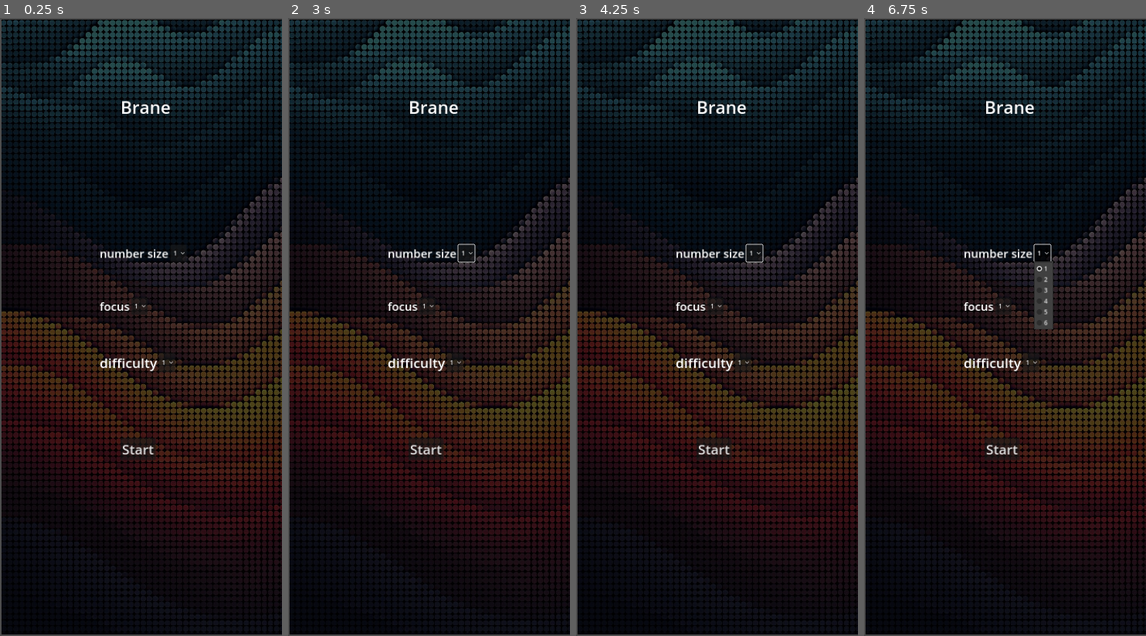
Above: before the commit, frames 1-4 (left to right).
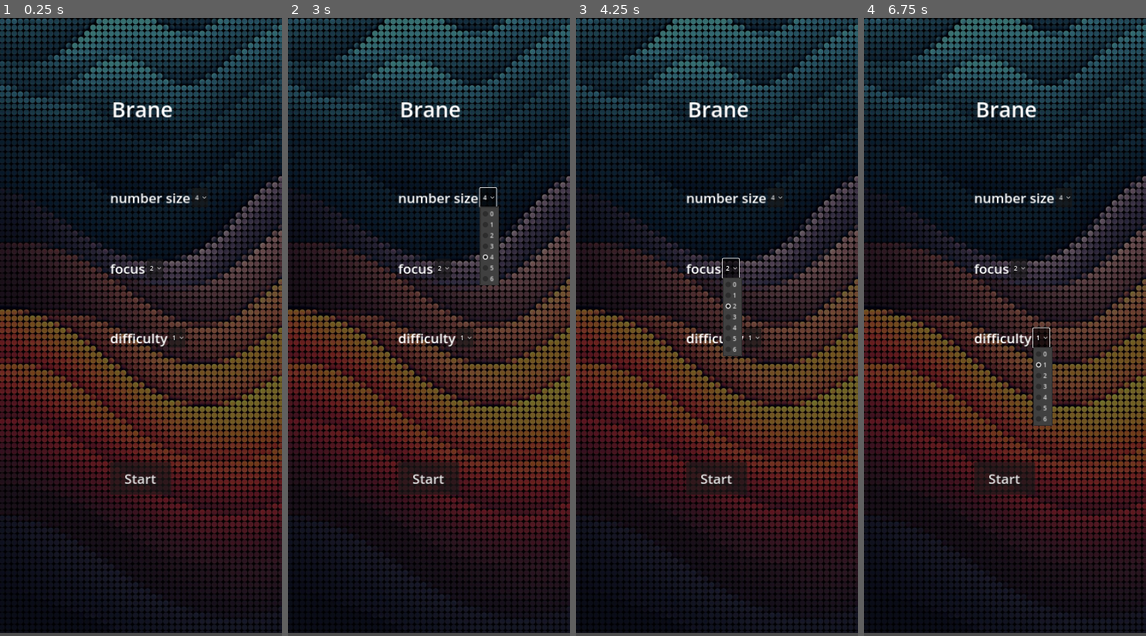
Above: after the commit, the same moments.

Repository: Zabardast/brane
Game: Godot game, scene res://main.tscn
Same seed, same stepped clock (60 frames per second), same inputs: the game is played once before the commit and once after it. Before the commit the project starts from res://menu.tscn.
Inputs (mouse positions are in pixels of both pictures, inside the frame that each line leads up to):
- Up to frame 1 (0.25 s): no input
- Up to frame 2 (3 s): click "Start" at 0.5 s; click "Start" at 1.25 s; click "1" at 2 s; click (488, 197) at 2.75 s, where only the run after the commit has a clickable "4"
- Up to frame 3 (4.25 s): click (731, 265) at 3.5 s, where only the run after the commit has a clickable "2"
- Up to frame 4 (6.75 s): click "1" at 4.25 s; click (1064, 197) at 5 s, where only the run after the commit has a clickable "4"; click (1019, 265) at 5.75 s, where only the run after the commit has a clickable "2"; click "1" at 6.5 s

The runs differ from the first frame. In frame 1, 47% of the frame differs, in the area x 0-100%, y 0-100%; in frame 2, 48%; in frame 3, 47%; in frame 4, 47%.

Commit message:
add menu page and connect it to vars in the main instance for the game

Diff:
--- /dev/null
+++ b/main.gd
@@ -0,0 +1,37 @@
+extends Node
+
+var number_size: int
+var list_size: int
+var complexity: int
+
+func _ready() -> void:
+	var menu = $Menu
+	print_debug("Menu class:", menu.get_class())
+	menu.connect("start_game", Callable(self, "_start_game"))
+	menu.connect("menu_set_number_size", Callable(self, "menu_set_number_size"))
+	menu.connect("menu_set_list_size", Callable(self, "menu_set_list_size"))
+	menu.connect("menu_set_complexity", Callable(self, "menu_set_complexity"))
+
+
+# Called every frame. 'delta' is the elapsed time since the previous frame.
+#func _process(delta: float) -> void:
+	#pass
+
+func _start_game() -> void:
+	print("start the game!")
+	print("memo size: ", number_size)
+	print("list size: ", list_size)
+	print("complexity: ", complexity)
+	#pass
+
+func menu_set_number_size(p_val: int) -> void:
+	print("number size ", p_val)
+	number_size = p_val
+
+func menu_set_list_size(p_val: int) -> void:
+	print("list size ", p_val)
+	list_size = p_val
+
+func menu_set_complexity(p_val: int) -> void:
+	print("complexity ", p_val)
+	complexity = p_val
--- /dev/null
+++ b/main.tscn
@@ -0,0 +1,23 @@
+[gd_scene load_steps=3 format=3 uid="uid://s56g7unpo78"]
+
+[ext_resource type="Script" path="res://main.gd" id="1_l1iry"]
+[ext_resource type="PackedScene" uid="uid://3r8vht8t5e7a" path="res://menu.tscn" id="1_nbcsh"]
+
+[node name="Main" type="Control"]
+layout_mode = 3
+anchors_preset = 15
+anchor_right = 1.0
+anchor_bottom = 1.0
+grow_horizontal = 2
+grow_vertical = 2
+script = ExtResource("1_l1iry")
+metadata/_edit_use_anchors_ = true
+
+[node name="ColorRect" type="ColorRect" parent="."]
+visible = false
+layout_mode = 0
+offset_right = 730.0
+offset_bottom = 1600.0
+color = Color(0.0967089, 0.235205, 0.319018, 1)
+
+[node name="Menu" parent="." instance=ExtResource("1_nbcsh")]
--- a/menu.gd
+++ b/menu.gd
@@ -1,18 +1,19 @@
-extends Control
+extends CanvasLayer
 
+signal start_game
+signal menu_set_number_size(size: int)
+signal menu_set_list_size(size: int)
+signal menu_set_complexity(complexity: int)
 
-# Called when the node enters the scene tree for the first time.
 func _ready() -> void:
 	set_difficulty()
-	pass # Replace with function body.
-
-
-# Called every frame. 'delta' is the elapsed time since the previous frame.
-func _process(delta: float) -> void:
-	pass
 
 func difficulty_levels() -> Dictionary:
 	return{
+		0: {
+			"label": tr("0"),
+			"value": 0
+		},
 		1: {
 			"label": tr("1"),
 			"value": 1
@@ -41,9 +42,6 @@
 
 func set_difficulty() -> void:
 	print_debug("set_difficulty :")
-	#var memory_size_list : Array = [1,2,3,4,5,6] # amount of numbers to memorize
-	#var problem_list_size : Array = [1,2,3,4,5,6] # amount of math problems to solve
-	#var problem_complexity : Array = [1,2,3,4,5,6] # complexity of the math problems
 
 	var memory_size_list : Dictionary = difficulty_levels() # amount of numbers to memorize
 	var problem_list_size : Dictionary = difficulty_levels() # amount of math problems to solve
@@ -53,14 +51,31 @@
 	$ListSizeContainer/OptionButton.clear()
 	$ComplexityContainer/OptionButton.clear()
 
-	#add numberSize options
 	for i in memory_size_list:
 		$NumberSizeContainer/OptionButton.add_item(memory_size_list[i].label, i)
+	$NumberSizeContainer/OptionButton.select(4)
 
-	#add listsize
 	for i in problem_list_size:
 		$ListSizeContainer/OptionButton.add_item(problem_list_size[i].label, i)
+	$ListSizeContainer/OptionButton.select(2)
 
-	#add complexity
 	for i in problem_complexity:
 		$ComplexityContainer/OptionButton.add_item(problem_complexity[i].label, i)
+	$ComplexityContainer/OptionButton.select(1)
+
+
+func _on_number_size_selected(size: int) -> void:
+	emit_signal("menu_set_number_size", size)
+	pass
+
+func _on_list_size_selected(size: int) -> void:
+	emit_signal("menu_set_list_size", size)
+	pass
+
+func _on_complexity_selected(complexity: int) -> void:
+	emit_signal("menu_set_complexity", complexity)
+	pass
+
+
+func start() -> void:
+	emit_signal("start_game")
--- a/menu.tscn
+++ b/menu.tscn
@@ -1,101 +1,95 @@
 [gd_scene load_steps=3 format=3 uid="uid://3r8vht8t5e7a"]
 
-[ext_resource type="Texture2D" uid="uid://c2bxvndavufm" path="res://phone_bg.jpeg" id="1_3lveg"]
-[ext_resource type="Script" path="res://menu.gd" id="1_ym6qo"]
+[ext_resource type="Script" path="res://menu.gd" id="1_sn0qw"]
+[ext_resource type="Texture2D" uid="uid://c2bxvndavufm" path="res://phone_bg.jpeg" id="2_k84xi"]
 
-[node name="Control" type="Control"]
-layout_mode = 3
-anchor_right = 0.643
-anchor_bottom = 2.457
-offset_right = 0.263977
-offset_bottom = -0.135986
-grow_horizontal = 2
-grow_vertical = 2
-script = ExtResource("1_ym6qo")
+[node name="menu" type="CanvasLayer"]
+script = ExtResource("1_sn0qw")
 
-[node name="background" type="TextureRect" parent="."]
-modulate = Color(0.299547, 0.299547, 0.299547, 1)
-texture_filter = 1
-layout_mode = 1
+[node name="Background" type="TextureRect" parent="." groups=["hidable_menu"]]
+modulate = Color(0.446777, 0.446777, 0.446777, 1)
+offset_right = 736.0
+offset_bottom = 1592.0
+texture = ExtResource("2_k84xi")
+
+[node name="title" type="Label" parent="." groups=["hidable_menu"]]
 anchors_preset = -1
-anchor_left = 0.792
-anchor_right = 0.792
-offset_left = -367.966
-offset_top = 4.0
-offset_right = 368.034
-offset_bottom = 1596.0
-texture = ExtResource("1_3lveg")
-stretch_mode = 2
-
-[node name="title" type="Label" parent="."]
-layout_mode = 1
-anchors_preset = -1
-anchor_left = 0.820816
-anchor_top = 0.00101739
-anchor_right = 0.820816
-anchor_bottom = 0.0010174
+anchor_left = 0.517123
+anchor_top = 0.00563847
+anchor_right = 0.517123
+anchor_bottom = 0.00563847
 offset_left = -134.5
 offset_top = 168.001
 offset_right = 117.5
 offset_bottom = 286.999
 grow_horizontal = 2
-theme_override_font_sizes/font_size = 45
+theme_override_font_sizes/font_size = 55
 text = "Brane"
 horizontal_alignment = 1
 vertical_alignment = 1
 metadata/_edit_use_anchors_ = true
 
-[node name="NumberSizeContainer" type="FlowContainer" parent="."]
-layout_mode = 1
+[node name="StartButton" type="Button" parent="." groups=["hidable_menu"]]
+anchors_preset = -1
+anchor_left = 0.806
+anchor_top = 0.145
+anchor_right = 0.806
+anchor_bottom = 0.145
+offset_left = -303.38
+offset_top = 917.58
+offset_right = -145.38
+offset_bottom = 1001.58
+theme_override_font_sizes/font_size = 35
+text = "Start"
+
+[node name="NumberSizeContainer" type="FlowContainer" parent="." groups=["hidable_menu"]]
 anchors_preset = -1
 anchor_left = 0.807
 anchor_top = 0.145
 anchor_right = 0.807
 anchor_bottom = 0.145
-offset_left = -121.011
-offset_top = 16.9957
-offset_right = 113.989
-offset_bottom = 58.9957
+offset_left = -304.11
+offset_top = 207.58
+offset_right = -34.11
+offset_bottom = 256.58
 
 [node name="Label" type="Label" parent="NumberSizeContainer"]
 layout_mode = 2
-theme_override_font_sizes/font_size = 30
+theme_override_font_sizes/font_size = 35
 text = "number size"
 
 [node name="OptionButton" type="OptionButton" parent="NumberSizeContainer"]
 layout_mode = 2
 
-[node name="ListSizeContainer" type="FlowContainer" parent="."]
-layout_mode = 1
+[node name="ListSizeContainer" type="FlowContainer" parent="." groups=["hidable_menu"]]
 anchors_preset = -1
 anchor_left = 0.806
 anchor_top = 0.145
 anchor_right = 0.806
 anchor_bottom = 0.145
-offset_left = -120.541
-offset_top = 153.996
-offset_right = 91.4589
-offset_bottom = 207.996
+offset_left = -303.38
+offset_top = 390.58
+offset_right = -150.38
+offset_bottom = 444.58
 
 [node name="Label" type="Label" parent="ListSizeContainer"]
 layout_mode = 2
-theme_override_font_sizes/font_size = 30
+theme_override_font_sizes/font_size = 35
 text = "focus"
 
 [node name="OptionButton" type="OptionButton" parent="ListSizeContainer"]
 layout_mode = 2
 
-[node name="ComplexityContainer" type="FlowContainer" parent="."]
-layout_mode = 1
+[node name="ComplexityContainer" type="FlowContainer" parent="." groups=["hidable_menu"]]
 anchors_preset = -1
 anchor_left = 0.806
 anchor_top = 0.145
 anchor_right = 0.806
 anchor_bottom = 0.145
-offset_left = -120.541
-offset_top = 296.996
-offset_right = 91.4589
-offset_bottom = 345.996
+offset_left = -303.38
+offset_top = 570.58
+offset_right = -91.3801
+offset_bottom = 619.58
 
 [node name="Label" type="Label" parent="ComplexityContainer"]
 layout_mode = 2
@@ -105,15 +99,7 @@
 [node name="OptionButton" type="OptionButton" parent="ComplexityContainer"]
 layout_mode = 2
 
-[node name="Button" type="Button" parent="."]
-layout_mode = 2
-anchor_left = 0.806
-anchor_top = 0.145
-anchor_right = 0.806
-anchor_bottom = 0.145
-offset_left = -66.5411
-offset_top = 516.996
-offset_right = 23.4589
-offset_bottom = 573.996
-theme_override_font_sizes/font_size = 35
-text = "Start"
+[connection signal="pressed" from="StartButton" to="." method="start"]
+[connection signal="item_selected" from="NumberSizeContainer/OptionButton" to="." method="_on_number_size_selected"]
+[connection signal="item_selected" from="ListSizeContainer/OptionButton" to="." method="_on_list_size_selected"]
+[connection signal="item_selected" from="ComplexityContainer/OptionButton" to="." method="_on_complexity_selected"]
--- a/project.godot
+++ b/project.godot
@@ -11,7 +11,7 @@
 [application]
 
 config/name="brane"
-run/main_scene="res://menu.tscn"
+run/main_scene="res://main.tscn"
 config/features=PackedStringArray("4.3", "Mobile")
 config/icon="res://icon.svg"
 
